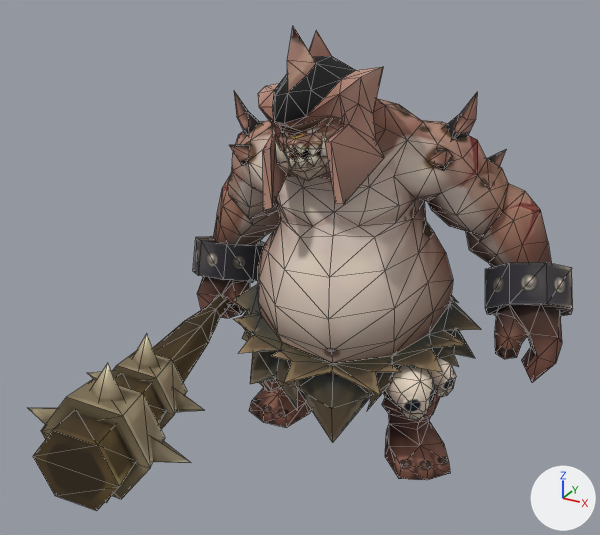
Before and after pictures for a commit that changed the OBJ model Resource/Boss02/Animation/Idle/Idle (52).obj.
The view is the same before and after, from a camera (50 mm lens) standing at (193.0, -416.0, 317.0) and looking at (-9.0, -50.0, 134.0). The axes (+X, +Y, +Z) are drawn at lower right. The lights are the same throughout. Mesh edges are drawn as thin lines. Where no turn or scale is listed for an object, it has been applied to the vertices. Vertices at the same position are counted once.

The scene before the commit, as lines of its bpy script (objects in view):
```python
me_cyclops01_w = bpy.data.meshes.new('Cyclops01_W')
me_cyclops01_w.from_pydata(...)  # 124 vertices, 156 faces; spans x -120.0..-25.0, y -179.0..64.0, z 13.0..107.0
me_cyclops01_w.materials.append(mat_material__26)  # picture img_texture_w_png
me_cyclops03 = bpy.data.meshes.new('Cyclops03')
me_cyclops03.from_pydata(...)  # 738 vertices, 1324 faces; spans x -132.0..124.0, y -65.0..81.0, z 0.0..260.0
me_cyclops03.materials.append(mat_material__25)  # picture img_texture_png
# before: 399 (-96.0, 3.0, 87.0) at pixel (223, 279), 401 (-116.0, 2.0, 86.0) at pixel (198, 275), 415 (-103.0, 1.0, 65.0), 416 (-110.0, -3.0, 59.0), 417 (-116.0, 0.0, 73.0) at pixel (197, 293)
# before: 418 (-99.0, 4.0, 74.0) at pixel (221, 295), 419 (-112.0, 6.0, 86.0), 420 (-94.0, 13.0, 88.0), 421 (-91.0, 5.0, 84.0) at pixel (232, 283), 424 (-83.0, 14.0, 72.0)
# before: 425 (-85.0, 2.0, 74.0), 426 (-92.0, 2.0, 59.0) at pixel (229, 318), 427 (-96.0, 3.0, 65.0), 428 (-95.0, 4.0, 68.0), 430 (-87.0, 9.0, 60.0) at pixel (240, 314)
# before: 431 (-95.0, 10.0, 63.0) at pixel (231, 307)
ob_cyclops01_w = bpy.data.objects.new('Cyclops01_W', me_cyclops01_w)
ob_cyclops01_w.location = (0.0, 0.0, 0.0)
ob_cyclops03 = bpy.data.objects.new('Cyclops03', me_cyclops03)
ob_cyclops03.location = (0.0, 0.0, 0.0)
```
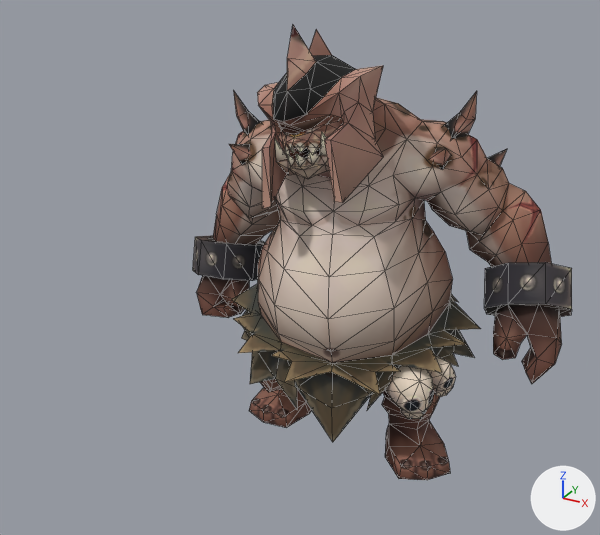
The change, as a list of edits to the scene's bpy script:
```text
Change me_cyclops03:
    used by ob_cyclops03; location = (0.0, 0.0, 0.0)
    verts and faces of me_cyclops03; kept vertices keep their numbers, new ones are numbered from 738
    remove me_cyclops03.from_pydata(...)  # 738 vertices, 1324 faces; spans x -132.0..124.0, y -65.0..81.0, z 0.0..260.0
    add me_cyclops03.from_pydata(...)  # 738 vertices, 1324 faces; spans x -132.0..124.0, y -65.0..80.0, z 0.0..261.0
    me_cyclops03 part 1: the loose piece of 16 vertices spanning x 69.0..124.0, y 11.0..68.0, z 82.0..131.0 is moved by (0.0, -2.0, 1.0)
    me_cyclops03 part 2: the loose piece of 5 vertices spanning x 56.0..68.0, y 52.0..65.0, z 168.0..183.0 is moved by (1.0, -1.0, 1.0)
    me_cyclops03 part 3: the loose piece of 5 vertices spanning x 39.0..53.0, y 0.0..15.0, z 182.0..197.0 is moved by (0.0, 0.0, 1.0)
    me_cyclops03 part 4: the loose piece of 29 vertices spanning x 83.0..122.0, y 0.0..55.0, z 59.0..110.0 is rebuilt with 29 vertices and now spans x 83.0..122.0, y -1.0..53.0, z 60.0..111.0
    me_cyclops03 part 5
    add for i in [399, 401, 420, 430]: verts[i] += (0.0, 0.0, 0.0)
    add for i in [*range(415, 419), 427, 431]: verts[i] += (-1.0, 0.0, 0.0)
    add for i in [425, 426, 428]: verts[i] += (-1.0, 0.0, 1.0)
    add verts[419] = (-113.0, 7.0, 86.0)  # moved
    add verts[421] = (-91.0, 6.0, 85.0)  # moved, pixel (231, 282)
    add verts[424] = (-83.0, 14.0, 73.0)  # moved
Remove ob_cyclops01_w:
    ob_cyclops01_w = bpy.data.objects.new('Cyclops01_W', me_cyclops01_w)
    ob_cyclops01_w.location = (0.0, 0.0, 0.0)
```

Where the change shows, as pixel boxes [x1, y1, x2, y2] in the pictures (600 x 535 px; the box of a moved part takes in the faces that stretch with it):
'Cyclops03', reshaped
    before: [193, 26, 573, 480]
    after: [193, 25, 572, 480]
'Cyclops01_W', deleted (brown)
    before: [28, 281, 253, 511]
part 1 of me_cyclops03, moved or reshaped
    before: [485, 262, 573, 316]
    after: [484, 262, 572, 317]
part 2 of me_cyclops03, moved or reshaped
    before: [487, 149, 506, 166]
    after: [487, 149, 507, 166]
part 3 of me_cyclops03, moved or reshaped
    before: [430, 149, 452, 171]
    after: [429, 148, 451, 170]
part 4 of me_cyclops03, rebuilt
    before: [494, 305, 562, 383]
    after: [493, 306, 562, 384]
part 5 of me_cyclops03, moved or reshaped
    before: [193, 238, 252, 318]
    after: [193, 237, 252, 318]
